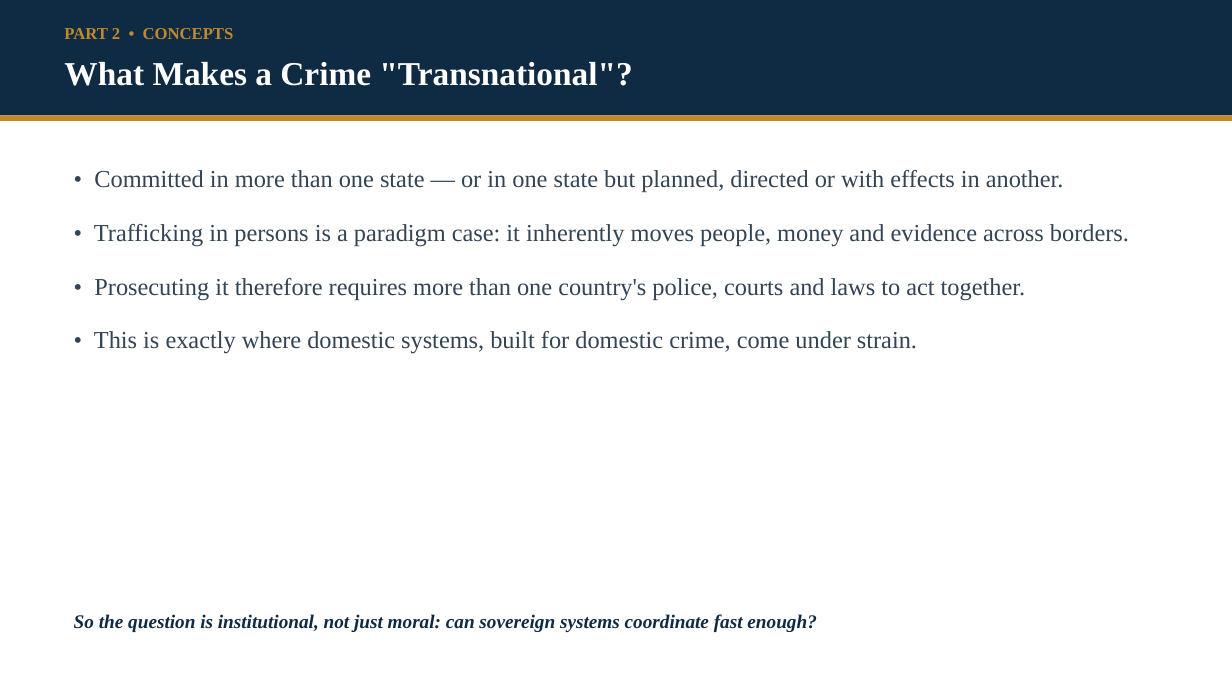
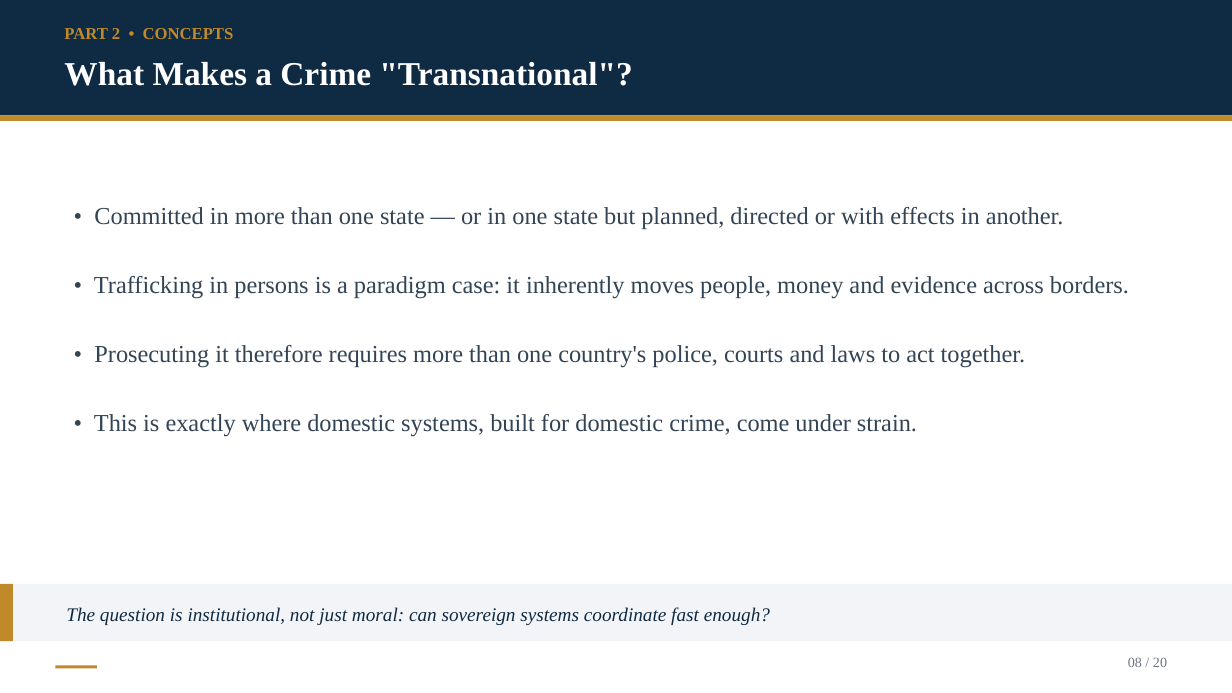
Before and after one commit to Kokidesu/Koki, a slide deck: slide 8 of Epstein_Transnational_Justice.pptx. Drawn at 1232x693 pixels with LibreOffice and Linux fonts; fonts in the diff are those of the drawing. Boxes give left, top, right and bottom in pixels: in the first picture for what was removed or moved away, otherwise in the second. Text is boxed around its words. In the diff, an @@ line names an element or a change of style, - is before the commit and + after.

```diff
--- a/Epstein_Transnational_Justice.pptx
+++ b/Epstein_Transnational_Justice.pptx
@@ text "• Committed in more than ..." moved from (x1=94, y1=170, x2=1129, y2=354) to (x1=94, y1=207, x2=1129, y2=437) @@
@@ text "• Committed in more than ..." at (x1=94, y1=207, x2=1129, y2=437): more space between paragraphs @@
@@ rectangle added at (x1=0, y1=584, x2=1232, y2=641), fill #F2F4F7 @@
@@ rectangle added at (x1=0, y1=584, x2=13, y2=641), fill #C08A2B @@
@@ text at (x1=66, y1=607, x2=770, y2=625): text changed; bold off @@
-So the question is institutional, not just moral: can sovereign systems coordinate fast enough?
+The question is institutional, not just moral: can sovereign systems coordinate fast enough?
@@ text added at (x1=1128, y1=657, x2=1167, y2=667), 11 pt, text #6B7682 @@
+08 / 20
@@ rectangle added at (x1=55, y1=665, x2=97, y2=669), fill #C08A2B @@
```
Also in this commit, not shown: 19 other slides changed, 22 other files.
